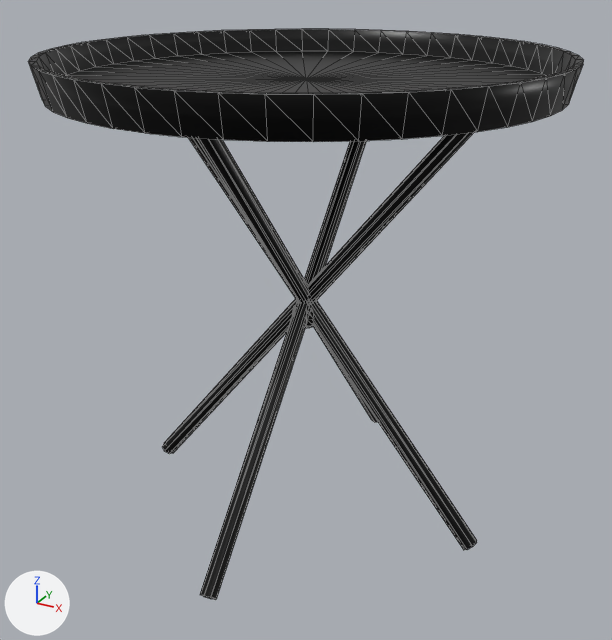
An edit to the glTF model catalogo/mesas/mesita-bandeja.glb, drawn before and after from the same camera.
The view is the same before and after, from a camera (50 mm lens) standing at (0.361, -0.656, 0.531) and looking at (0.004, -0.007, 0.207). The lights are fixed; the arrows at lower left show +X, +Y and +Z. The picture after the commit comes second. Mesh edges are drawn as thin lines. Vertices at exactly the same position are counted once.

In view in the first picture: 'mesita-bandeja'.
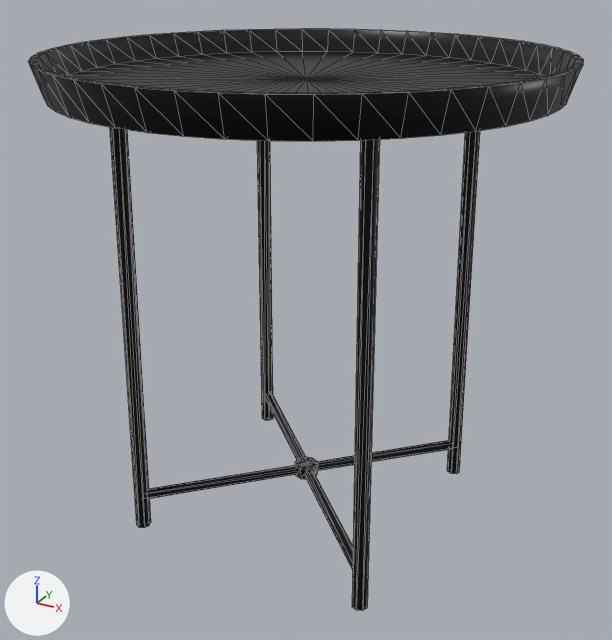
What changed in the scene script:
```text
Change me_mesita_bandeja:
    used by ob_mesita_bandeja; location = (0.0, 0.0, 0.0)
    remove me_mesita_bandeja.from_pydata(...)  # 328 vertices, 632 faces; spans x -0.225..0.225, y -0.225..0.225, z 0.0..0.45
    add me_mesita_bandeja.from_pydata(...)  # 316 vertices, 600 faces; spans x -0.225..0.225, y -0.225..0.225, z 0.0..0.45
    me_mesita_bandeja part 1: the loose piece of 18 vertices spanning x -0.166..0.186, y -0.008..0.008, z 0.0..0.425 is multiplied about its middle by the matrix ((-0.008, 0.783, 0.01), (0.614, 0.0, 0.486), (0.486, 0.013, -0.614)), then moved by (0.107, -0.117, -0.002)
    me_mesita_bandeja part 2: the loose piece of 18 vertices spanning x -0.186..0.166, y -0.008..0.008, z 0.0..0.425 is multiplied about its middle by the matrix ((-0.008, -0.783, -0.01), (-0.614, 0.0, 0.486), (-0.486, 0.013, -0.614)), then moved by (-0.107, -0.117, -0.002)
    me_mesita_bandeja part 3: the loose piece of 18 vertices spanning x -0.008..0.008, y -0.166..0.186, z 0.0..0.425 is multiplied about its middle by the matrix ((0.0, 0.614, 0.486), (0.783, -0.008, 0.01), (0.013, 0.486, -0.614)), then moved by (-0.117, 0.107, -0.002)
    me_mesita_bandeja part 4: the loose piece of 18 vertices spanning x -0.008..0.008, y -0.186..0.166, z 0.0..0.425 is multiplied about its middle by the matrix ((0.0, -0.597, 0.506), (-0.783, 0.008, 0.01), (-0.013, -0.506, -0.597)), then moved by (0.117, 0.127, -0.002)
    me_mesita_bandeja part 5: a new loose piece, a 10-sided cylinder along z spanning x -0.011..0.011, y -0.012..0.012, z 0.029..0.041, in mat_metal_negro (black #131313)
    me_mesita_bandeja part 6: a new loose piece of 14 vertices spanning x -0.124..0.124, y -0.124..0.124, z 0.03..0.04, in mat_metal_negro (black #131313)
    me_mesita_bandeja part 7: a new loose piece of 14 vertices spanning x -0.124..0.124, y -0.124..0.124, z 0.03..0.04, in mat_metal_negro (black #131313)
    me_mesita_bandeja part 8: the loose piece of 62 vertices spanning x -0.014..0.014, y -0.014..0.014, z 0.196..0.224 is deleted
    me_mesita_bandeja part 9
    6 vertices in x -0.056..0.056, y -0.218..-0.211, z 0.42..0.428 move by (0.0, 0.002, 0.0)
    6 vertices in x 0.211..0.218, y -0.056..0.056, z 0.42..0.428 move by (-0.002, 0.0, 0.0)
    6 vertices in x -0.056..0.056, y 0.211..0.218, z 0.42..0.428 move by (0.0, -0.002, 0.0)
    6 vertices in x -0.218..-0.211, y -0.056..0.056, z 0.42..0.428 move by (0.002, 0.0, 0.0)
    5 vertices in x 0.028..0.109, y -0.21..-0.184, z 0.42..0.428 move by (-0.001, 0.002, 0.0)
    5 vertices in x 0.184..0.21, y -0.109..-0.028, z 0.42..0.428 move by (-0.002, 0.001, 0.0)
    62 vertices move from x -0.21..0.21, y -0.21..0.21, z 0.42..0.428 to x -0.208..0.208, y -0.208..0.208, z 0.42..0.428
```

What differs and where, as boxes (x1, y1, x2, y2) in the pictures (612 x 640 px; the box of a moved part takes in the faces that stretch with it):
'mesita-bandeja', reshaped
    before: (28, 29, 584, 600)
    after: (28, 29, 584, 611)
part 1 of me_mesita_bandeja, moved or reshaped
    before: (189, 138, 477, 550)
    after: (352, 140, 380, 611)
part 2 of me_mesita_bandeja, moved or reshaped
    before: (163, 132, 474, 454)
    after: (110, 127, 151, 528)
part 3 of me_mesita_bandeja, moved or reshaped
    before: (196, 138, 378, 422)
    after: (257, 141, 273, 420)
part 4 of me_mesita_bandeja, moved or reshaped
    before: (200, 141, 366, 600)
    after: (447, 131, 480, 474)
part 5 of me_mesita_bandeja, added
    after: (295, 457, 318, 479)
part 6 of me_mesita_bandeja, added
    after: (264, 392, 353, 570)
part 7 of me_mesita_bandeja, added
    after: (148, 440, 453, 498)
part 8 of me_mesita_bandeja, deleted
    before: (292, 307, 314, 328)
part 9 of me_mesita_bandeja, moved or reshaped
    before: (29, 30, 583, 142)
    after: (29, 30, 583, 141)
